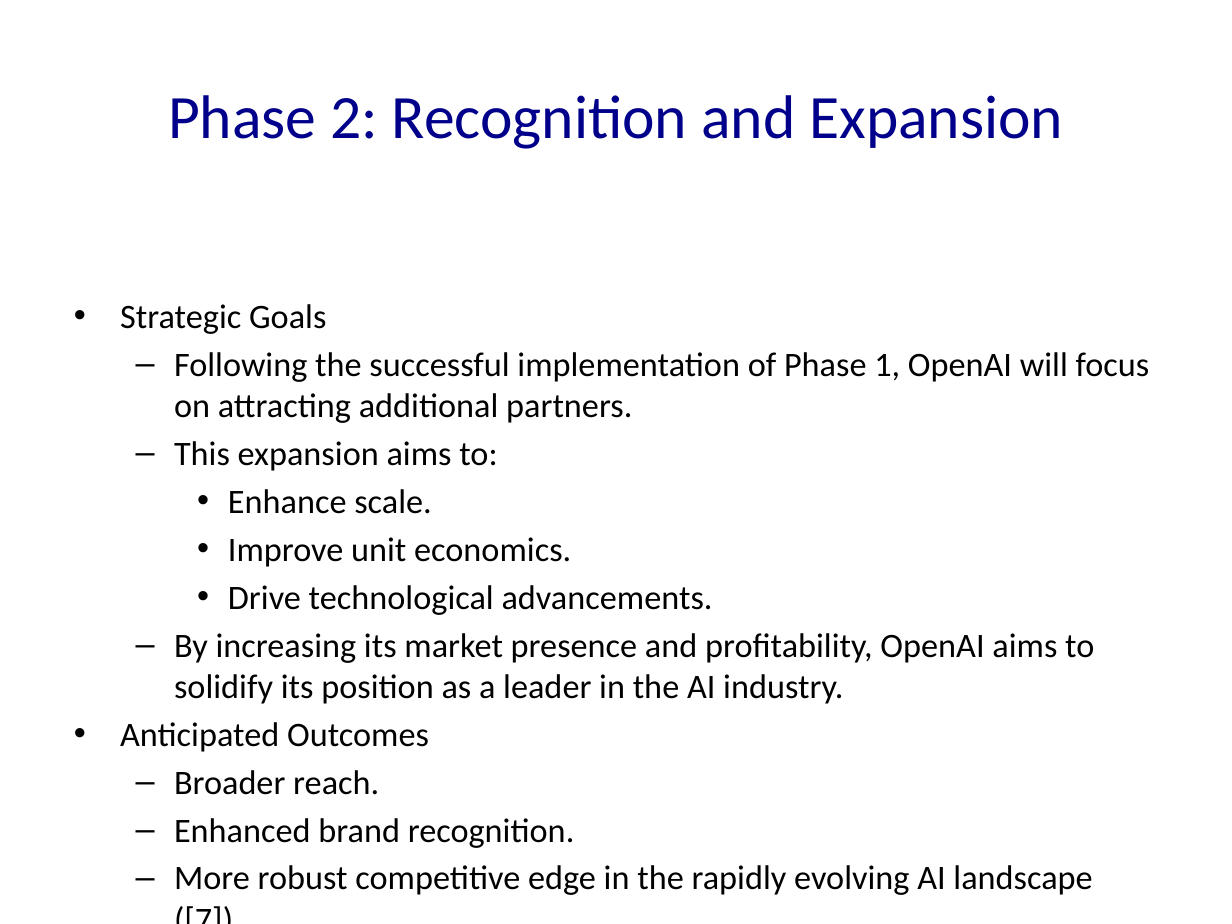
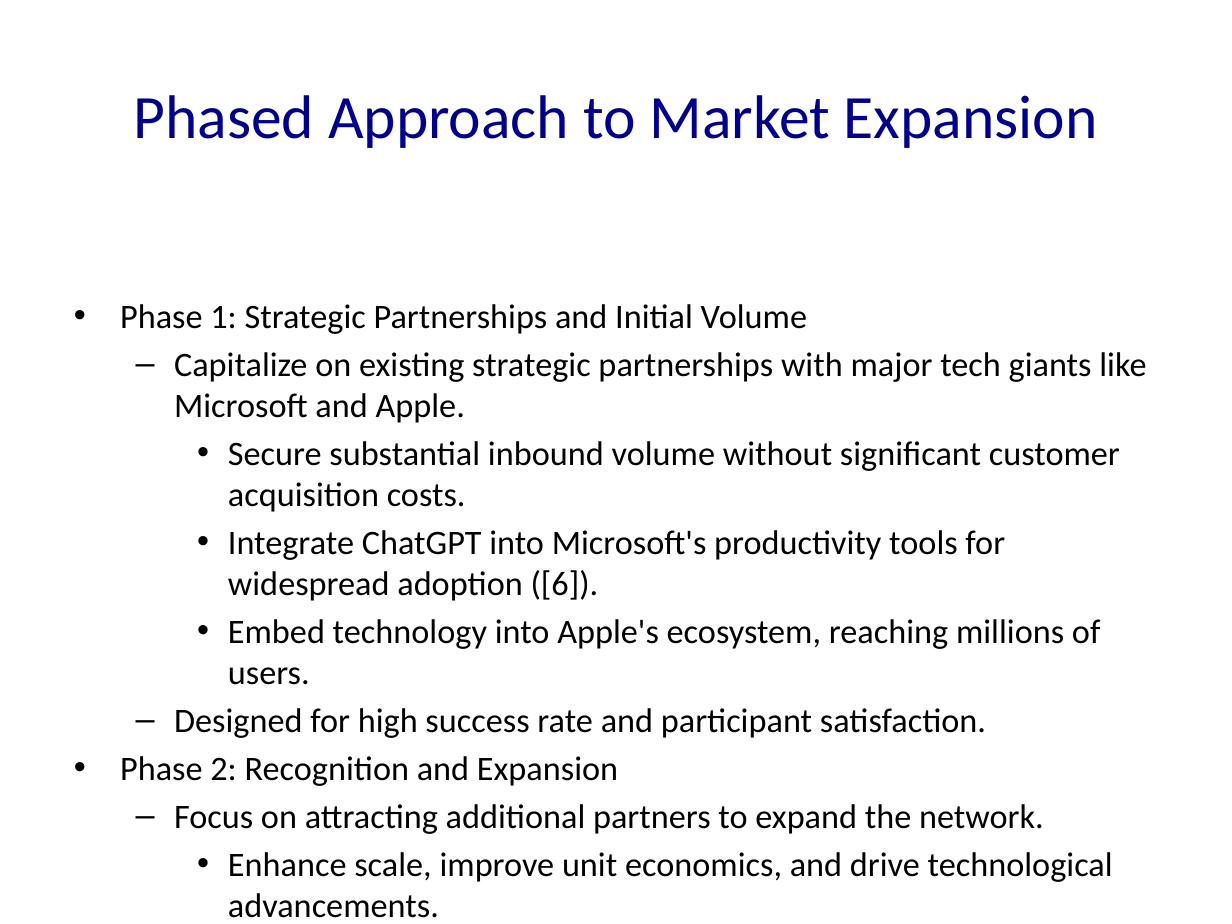
Before and after one commit to Frank-Gu-81/slides_autogeneration, a slide deck: slide 6 of Neuron_Solutions_Presentation.pptx (slide 25 before the commit). Drawn at 1232x924 pixels with LibreOffice and Linux fonts; fonts in the diff are those of the drawing. Boxes give left, top, right and bottom in pixels: in the first picture for what was removed or moved away, otherwise in the second. Text is boxed around its words. In the diff, an @@ line names an element or a change of style, - is before the commit and + after.

```diff
--- a/Neuron_Solutions_Presentation.pptx
+++ b/Neuron_Solutions_Presentation.pptx
@@ title at (133,95,1098,148): text changed @@
-Phase 2: Recognition and Expansion
+Phased Approach to Market Expansion
@@ text at (120,304,1146,918): text changed @@
-• Strategic Goals
-  – Following the successful implementation of Phase 1, OpenAI will focus on attracting additional partners.
-  – This expansion aims to:
-    • Enhance scale.
-    • Improve unit economics.
-    • Drive technological advancements.
-  – By increasing its market presence and profitability, OpenAI aims to solidify its position as a leader in the AI industry.
-• Anticipated Outcomes
-  – Broader reach.
-  – Enhanced brand recognition.
-  – More robust competitive edge in the rapidly evolving AI landscape ([7]).
+• Phase 1: Strategic Partnerships and Initial Volume
+  – Capitalize on existing strategic partnerships with major tech giants like Microsoft and Apple.
+    • Secure substantial inbound volume without significant customer acquisition costs.
+    • Integrate ChatGPT into Microsoft's productivity tools for widespread adoption ([6]).
+    • Embed technology into Apple's ecosystem, reaching millions of users.
+  – Designed for high success rate and participant satisfaction.
+• Phase 2: Recognition and Expansion
+  – Focus on attracting additional partners to expand the network.
+    • Enhance scale, improve unit economics, and drive technological advancements.
+    • Solidify position as a leader in the AI industry.
+    • Anticipated outcomes: broader reach, enhanced brand recognition, and competitive edge ([7]).
```
Also in this commit, not shown: 37 other slides changed, 1 slide added, 81 slides removed, 12 other files.
